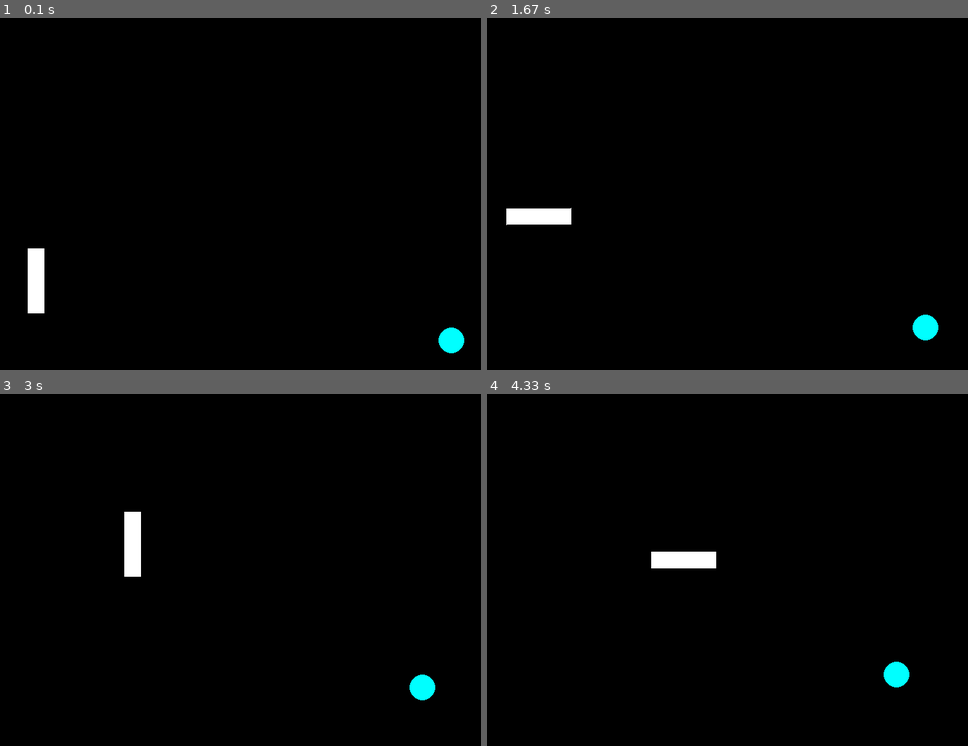
Above: before the commit, frames 1-4 (two rows, left to right).
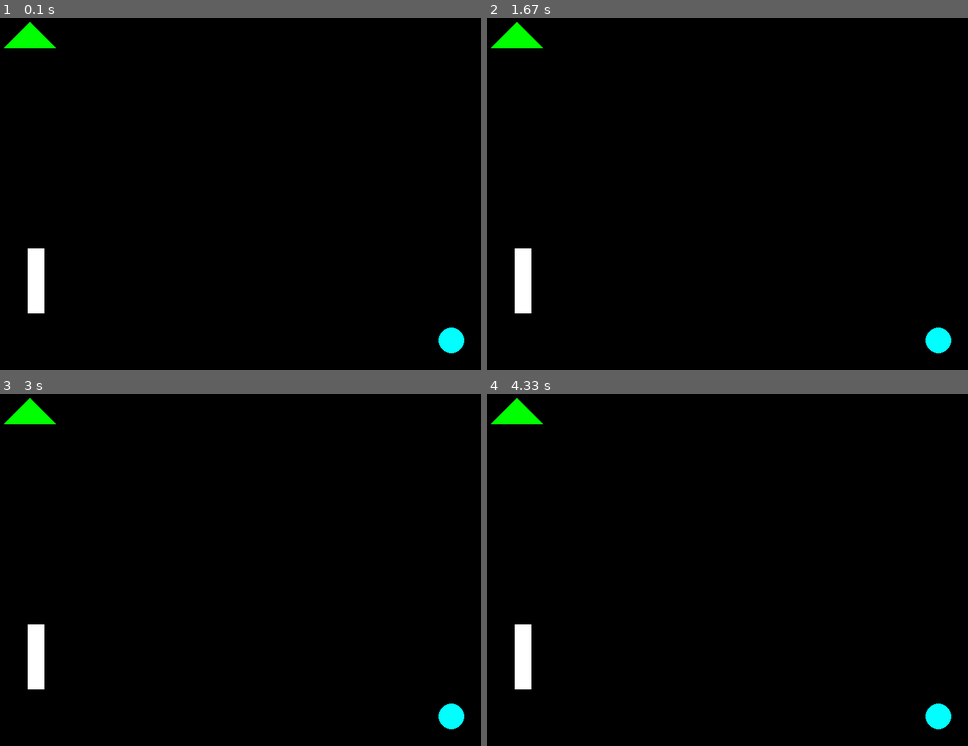
Above: after the commit, the same moments.

Repository: Blondwolf/Animaker
Game: pygame game, started from test.py
Same seed, same stepped clock (60 frames per second), same inputs: the game is played once before the commit and once after it.
Inputs:
- Up to frame 1 (0.1 s): no input
- Up to frame 2 (1.67 s): no input
- Up to frame 3 (3 s): no input
- Up to frame 4 (4.33 s): no input

The runs differ from the first frame. In frame 1, 0.4% of the frame differs, in the area x 0-12%, y 1-9%; in frame 2, 2.2%; in frame 3, 2.3%, in the area x 0-97%, y 1-96%; in frame 4, 2.3%.

Commit message:
modify grammar

Diff:
--- a/AST.py
+++ b/AST.py
@@ -153,6 +153,15 @@
     def __repr__(self):
         return repr(self.value)
 
+class ColorNode(Node):
+    type = 'color'
+    def __init__(self, value):
+        Node.__init__(self)
+        self.value = str(value)
+
+    def __repr__(self):
+        return repr(self.value)
+
 class TickNode(Node):
     type = 'tick'
     def __init__(self, value):
@@ -171,14 +180,14 @@
     def __repr__(self):
         return repr(self.tok)
 
-class ElementNode(Node):
-    type = 'element'
-    def __init__(self, tok):
-        Node.__init__(self)
-        self.tok = tok
-
-    def __repr__(self):
-        return repr(self.tok)
+class BallNode(Node):
+    type = 'ball'
+
+class RectangleNode(Node):
+    type = 'ball'
+
+class TriangleNode(Node):
+    type = 'ball'
 
 class MoveNode(Node):
     type = 'move'
--- a/exemples/test_final.txt
+++ b/exemples/test_final.txt
@@ -2,6 +2,7 @@
 tick 80;
 ball0 = Ball 750, 550, 20, [0, 255, 255];
 rect0 = Rectangle 10, 400, 100, 25;
+triangle0 = Triangle 50, 10, 10, 50, 90, 50, [0, 255, 0];
 
 t = 10;
 
@@ -9,7 +10,7 @@
     print t;
 	p = 10;
     translate ball0 -50 -50;
-    rotate rect0 1.5707;
+    rotate rect0 PI/2;
     while(p){
 	    translate ball0 5 5;
 		p = p - 2;
--- a/geometry/rotate.py
+++ /dev/null
@@ -1,10 +0,0 @@
-class Rotate(object):
-    def __init__(self, alpha):
-        self.alpha = alpha
-        self.finish = False
-
-    def rotate(self):
-        pass
-
-    def __str__(self):
-        return "Rotate({})".format(self.alpha)
--- a/interpreterAnim.py
+++ b/interpreterAnim.py
@@ -1,10 +1,7 @@
 import AST
 from AST import addToClass
 from functools import reduce
-from models.ball import Ball
-from models.rectangle import Rectangle
-from models.triangle import Triangle
-
+import os
 import math
 
 operations = {
@@ -96,41 +93,19 @@
             print("*** Error: variable %s undefined!" % self.tok)
     return self.tok
 
-@addToClass(AST.ElementNode)
-def execute(self, indent_level=0):
-    if isinstance(self.tok, str):
-        try:
-            return objects[self.tok]
-        except KeyError:
-            print("*** Error: variable %s undefined!" % self.tok)
-    object_type = self.tok[0].lower()
-    color = [255, 255, 255]
-    length = len(self.tok)
-    element = None
-    if object_type == "ball":
-        if length == 5:
-            color = self.tok[4]
-        element = "Ball({}, {}, {}, {})\n".format(self.tok[1], self.tok[2], self.tok[3], color)
-    elif object_type == "rectangle":
-        if length == 6:
-            color = self.tok[5]
-        element = "Rectangle({}, {}, {}, {}, {})\n".format(self.tok[1], self.tok[2], self.tok[3], self.tok[4], color)
-    elif object_type == "triangle":
-        if length == 8:
-            color = self.tok[7]
-        element = "Triangle({}, {}, {}, {}, {}, {}, {})\n".format(self.tok[1], self.tok[2], self.tok[3], self.tok[4], self.tok[5], self.tok[6], color)
-    return element
-
 @addToClass(AST.OpNode)
 def execute(self, indent_level=0):
-    args = [c.tok for c in self.children]
-    return "{} {} {}".format(args[0], self.op, args[1])
+    args = [c.execute() for c in self.children]
+    if len(args) == 1:
+        args.insert(0, 0)
+    return reduce(operations[self.op], args)
 
 @addToClass(AST.AssignNode)
 def execute(self, indent_level=0):
     str_indent = get_indent(indent_level)
-    file.write("{}{} = {}".format(str_indent, self.children[0].tok, self.children[1].execute()))
-    if self.children[1].type == "element":
+    file.write("{}{} = {}\n".format(str_indent, self.children[0].tok, self.children[1].execute()))
+    c_type = self.children[1].type
+    if c_type == "ball" or c_type == "rectangle" or c_type == "triangle":
         objects[self.children[0].tok] = self.children[1].execute(indent_level)
         file.write("{}objects.append({})\n".format(str_indent, self.children[0].tok))
     else:
@@ -161,11 +136,41 @@
 def execute(self, indent_level=0):
     return self.value
 
+@addToClass(AST.ColorNode)
+def execute(self, indent_level=0):
+    return self.value
+
+@addToClass(AST.BallNode)
+def execute(self, indent_level=0):
+    args = [self.children[i].execute() for i in range(1, len(self.children))]
+    if len(args) == 3:
+        args.append([255, 255, 255]) # default value color white
+    return "Ball({}, {}, {}, {})\n".format(*args)
+
+@addToClass(AST.RectangleNode)
+def execute(self, indent_level=0):
+    args = [self.children[i].execute() for i in range(1, len(self.children))]
+    if len(args) == 4:
+        args.append([255, 255, 255]) # default value color white
+    return "Rectangle({}, {}, {}, {}, {})\n".format(*args)
+
+@addToClass(AST.TriangleNode)
+def execute(self, indent_level=0):
+    args = [self.children[i].execute() for i in range(1, len(self.children))]
+    if len(args) == 6:
+        args.append([255, 255, 255]) # default value color white
+    return "Triangle({}, {}, {}, {}, {}, {}, {})\n".format(*args)
+
 @addToClass(AST.RotateNode)
 def execute(self, indent_level=0):
     str_indent = get_indent(indent_level)
     element = objects.get(self.children[0].tok)
-    alpha = self.children[1].execute()
+    alpha_node = self.children[1].execute()
+    if isinstance(alpha_node, AST.TokenNode):
+        print("TEST")
+        alpha = alpha_node.execute()
+    else:
+        alpha = alpha_node
     file.write("{}{}.rotate({})\n".format(str_indent, self.children[0].tok, alpha))
     file.write("{}{}.draw(pygame, screen)\n".format(str_indent, self.children[0].tok))
 
@@ -214,3 +219,4 @@
     prog = open(path).read()
     ast = parserAnim.parse(prog)
     ast.execute()
+    os.system("test.py")
--- a/models/ball.py
+++ b/models/ball.py
@@ -1,6 +1,5 @@
 from models.element import Element
 from geometry.move import Move
-from geometry.rotate import Rotate
 
 class Ball(Element):
     def __init__(self, posX, posY, radius, color=[255,255,255]):
--- a/models/rectangle.py
+++ b/models/rectangle.py
@@ -1,6 +1,5 @@
 from models.element import Element
 from geometry.move import Move
-from geometry.rotate import Rotate
 from math import cos, sin, radians
 
 class Rectangle(Element):
--- a/models/triangle.py
+++ b/models/triangle.py
@@ -1,6 +1,5 @@
 from models.element import Element
 from geometry.move import Move
-from geometry.rotate import Rotate
 
 class Triangle(Element):
     def __init__(self, posX1, posY1, posX2, posY2, posX3, posY3, color=[255,255,255]):
--- a/parserAnim.py
+++ b/parserAnim.py
@@ -52,8 +52,12 @@
     p[0] = AST.TokenNode(p[1])
 
 def p_expression_num(p):
-    """expression : type"""
-    p[0] = AST.TokenNode(p[1])
+    """expression : INTEGER
+    | FLOAT"""
+    if isinstance(p[1], int):
+        p[0] = AST.IntNode(p[1])
+    elif isinstance(p[1], float):
+        p[0] = AST.FloatNode(p[1])
 
 def p_expression_addop(p):
     """expression : expression ADD_OP expression
@@ -74,10 +78,8 @@
 
 ###     Expressions Animaker     ###
 
-def p_type_number(p):
-    """type : INTEGER
-    | FLOAT"""
-    p[0] = AST.TypeNode(p[1])
+#def p_object_param(p):
+
 
 def p_int_number(p):
     """int : INTEGER"""
@@ -87,40 +89,44 @@
     """float : FLOAT"""
     p[0] = AST.FloatNode(p[1])
 
+def p_color_value(p):
+    """color : COLOR"""
+    p[0] = AST.ColorNode(p[1])
+
 def p_expression_pi(p):
     """expression : PI"""
     p[0] = AST.FloatNode(3.1415926535)  #A voir !NUMBER? pas geré sinon comme un number
 
 def p_expression_ball(p):
-    """expression : BALL INTEGER ',' INTEGER ',' INTEGER
-    | BALL INTEGER ',' INTEGER ',' INTEGER ',' COLOR"""
+    """expression : BALL int ',' int ',' int
+    | BALL int ',' int ',' int ',' color"""
     if len(p) == 7:
-        p[0] = AST.ElementNode([p[1], p[2], p[4], p[6]])
+        p[0] = AST.BallNode([AST.TokenNode(p[1]), p[2], p[4], p[6]])
     elif len(p) == 9:
-        p[0] = AST.ElementNode([p[1], p[2], p[4], p[6], p[8]])
+        p[0] = AST.BallNode([AST.TokenNode(p[1]), p[2], p[4], p[6], p[8]])
 
 def p_expression_rectangle(p):
-    """expression : RECTANGLE INTEGER ',' INTEGER ',' INTEGER ',' INTEGER
-    | RECTANGLE INTEGER ',' INTEGER ',' INTEGER ',' INTEGER ',' COLOR"""
+    """expression : RECTANGLE int ',' int ',' int ',' int
+    | RECTANGLE int ',' int ',' int ',' int ',' color"""
     if len(p) == 9:
-        p[0] = AST.ElementNode([p[1], p[2], p[4], p[6], p[8]])
+        p[0] = AST.RectangleNode([AST.TokenNode(p[1]), p[2], p[4], p[6], p[8]])
     elif len(p) == 11:
-        p[0] = AST.ElementNode([p[1], p[2], p[4], p[6], p[8], p[10]])
+        p[0] = AST.RectangleNode([AST.TokenNode(p[1]), p[2], p[4], p[6], p[8], p[10]])
 
 def p_expressiom_triangle(p):
-    """expression : TRIANGLE INTEGER ',' INTEGER ',' INTEGER ',' INTEGER ',' INTEGER ',' INTEGER
-    | TRIANGLE INTEGER ',' INTEGER ',' INTEGER ',' INTEGER ',' INTEGER ',' INTEGER ',' COLOR"""
+    """expression : TRIANGLE int ',' int ',' int ',' int ',' int ',' int
+    | TRIANGLE int ',' int ',' int ',' int ',' int ',' int ',' color"""
     if len(p) == 13:
-        p[0] = AST.ElementNode([p[1], p[2], p[4], p[6], p[8], p[10], p[12]])
+        p[0] = AST.TriangleNode([AST.TokenNode(p[1]), p[2], p[4], p[6], p[8], p[10], p[12]])
     elif len(p) == 15:
-        p[0] = AST.ElementNode([p[1], p[2], p[4], p[6], p[8], p[10], p[12], p[14]])
+        p[0] = AST.TriangleNode([AST.TokenNode(p[1]), p[2], p[4], p[6], p[8], p[10], p[12], p[14]])
 
 def p_expression_move(p):
     """statement : MOVE IDENTIFIER int int"""
     p[0] = AST.MoveNode([AST.TokenNode(p[2]), p[3], p[4]])
 
 def p_expression_rotate(p):
-    """statement : ROTATE IDENTIFIER float"""
+    """statement : ROTATE IDENTIFIER expression"""
     p[0] = AST.RotateNode([AST.TokenNode(p[2]), p[3]])
 
 def p_expression_translate(p):
--- a/test.py
+++ b/test.py
@@ -15,9 +15,14 @@
     screen = pygame.display.set_mode((800, 600))
     tick=80
     ball0 = Ball(750, 550, 20, [0, 255, 255])
+
     objects.append(ball0)
     rect0 = Rectangle(10, 400, 100, 25, [255, 255, 255])
+
     objects.append(rect0)
+    triangle0 = Triangle(50, 10, 10, 50, 90, 50, [0, 255, 0])
+
+    objects.append(triangle0)
     t = 10
     while(t):
         screen.fill(0)
@@ -25,17 +30,17 @@
         p = 10
         ball0.translate(-50, -50)
         ball0.draw(pygame, screen)
-        rect0.rotate(1.5707)
+        rect0.rotate(1.57079632675)
         rect0.draw(pygame, screen)
         while(p):
             screen.fill(0)
             ball0.translate(5, 5)
             ball0.draw(pygame, screen)
-            p = p - 2
+            p = 8
             c = 2
             while(c):
                 screen.fill(0)
-                c = c - 1
+                c = 1
                 refresh_screen(objects, pygame, screen)
                 pygame.display.update()
                 time.sleep(tick/1000)
@@ -48,7 +53,7 @@
             for event in pygame.event.get():
                 if event.type == QUIT:
                     sys.exit(0)
-        t = t - 1
+        t = 9
         refresh_screen(objects, pygame, screen)
         pygame.display.update()
         time.sleep(tick/1000)
